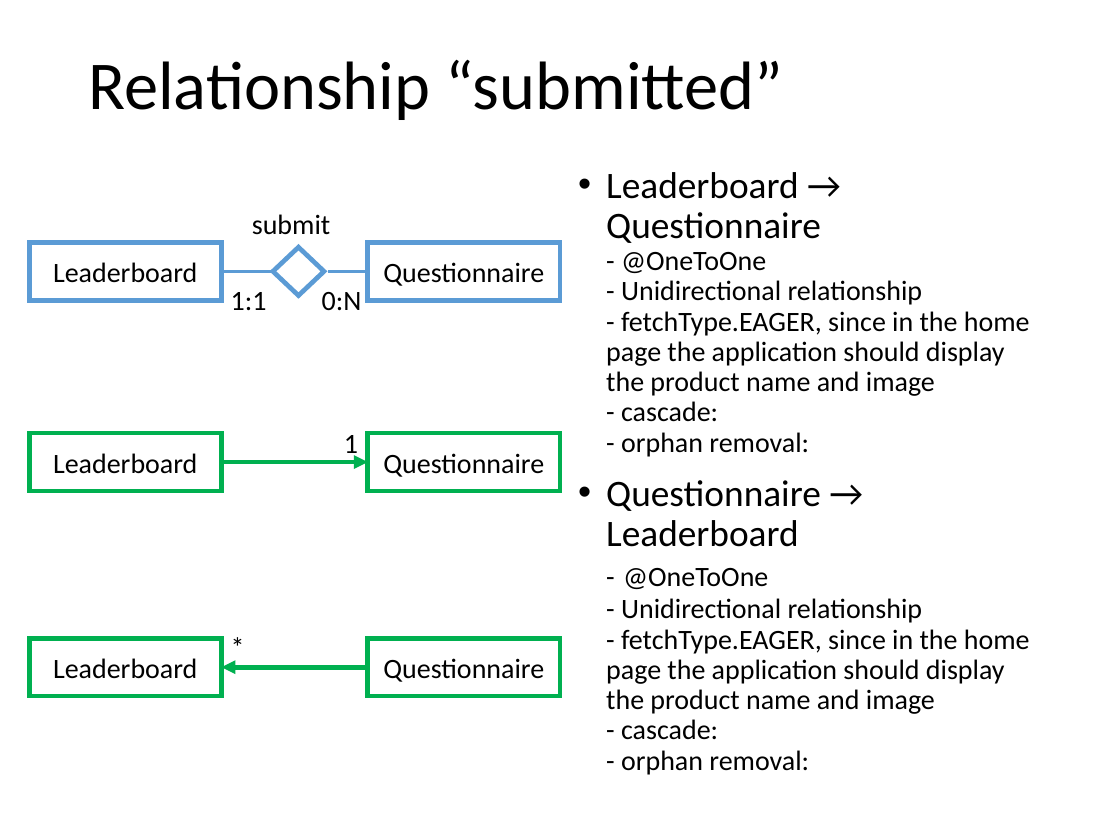
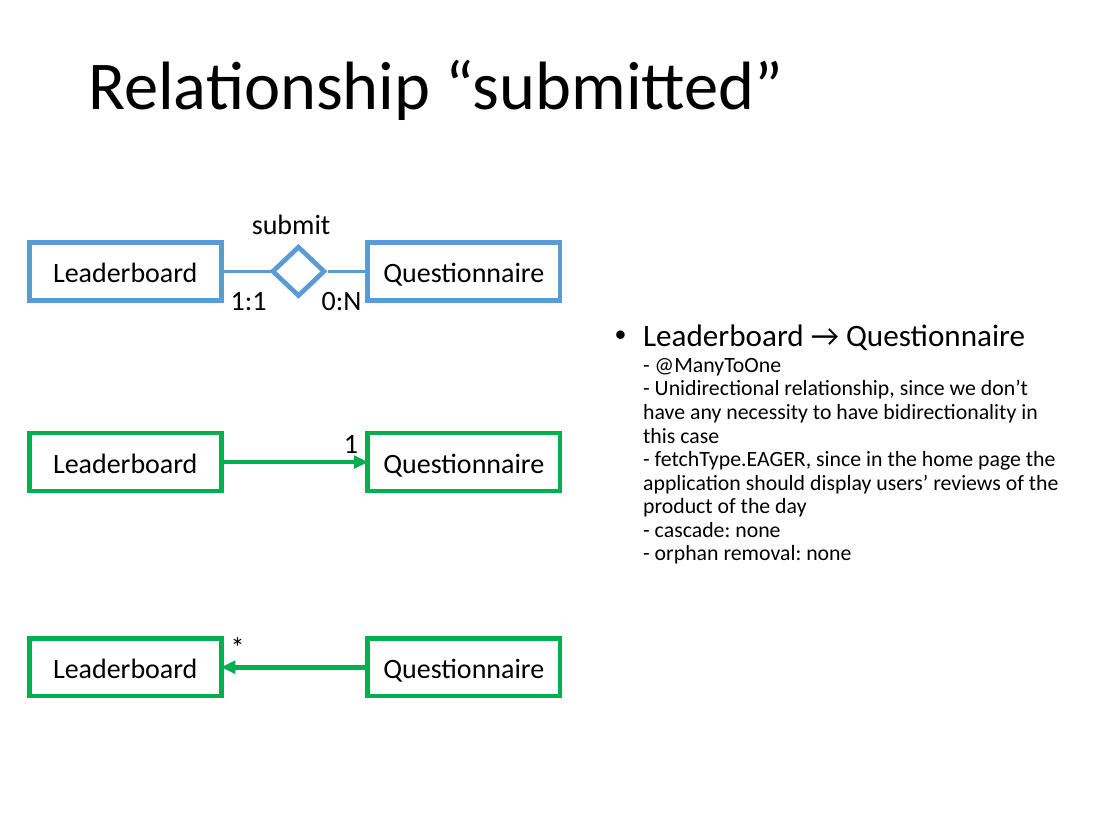
Before and after one commit to MatteoMakovec/GamifiedMarketingApplication, a slide deck: slide 31 of gamified_marketing_application.pptx (slide 15 before the commit). Drawn at 1120x840 pixels with LibreOffice and Linux fonts; fonts in the diff are those of the drawing. Boxes give left, top, right and bottom in pixels: in the first picture for what was removed or moved away, otherwise in the second. Text is boxed around its words. In the diff, an @@ line names an element or a change of style, - is before the commit and + after.

```diff
--- a/gamified_marketing_application.pptx
+++ b/gamified_marketing_application.pptx
@@ text at [643, 324, 1059, 564]: text changed; size 18 to 14 pt @@
-• Leaderboard → Questionnaire
-  - @OneToOne
-  - Unidirectional relationship
-  - fetchType.EAGER, since in the home page the application should display the product name and image
-  - cascade:
-  - orphan removal:
-• Questionnaire → Leaderboard
-  - @OneToOne
-  - Unidirectional relationship
-  - fetchType.EAGER, since in the home page the application should display the product name and image
-  - cascade:
-  - orphan removal:
+• Leaderboard → Questionnaire
+  - @ManyToOne
+  - Unidirectional relationship, since we don’t have any necessity to have bidirectionality in this case
+  - fetchType.EAGER, since in the home page the application should display users’ reviews of the product of the day
+  - cascade: none
+  - orphan removal: none
```
Also in this commit, not shown: 22 other slides changed.
